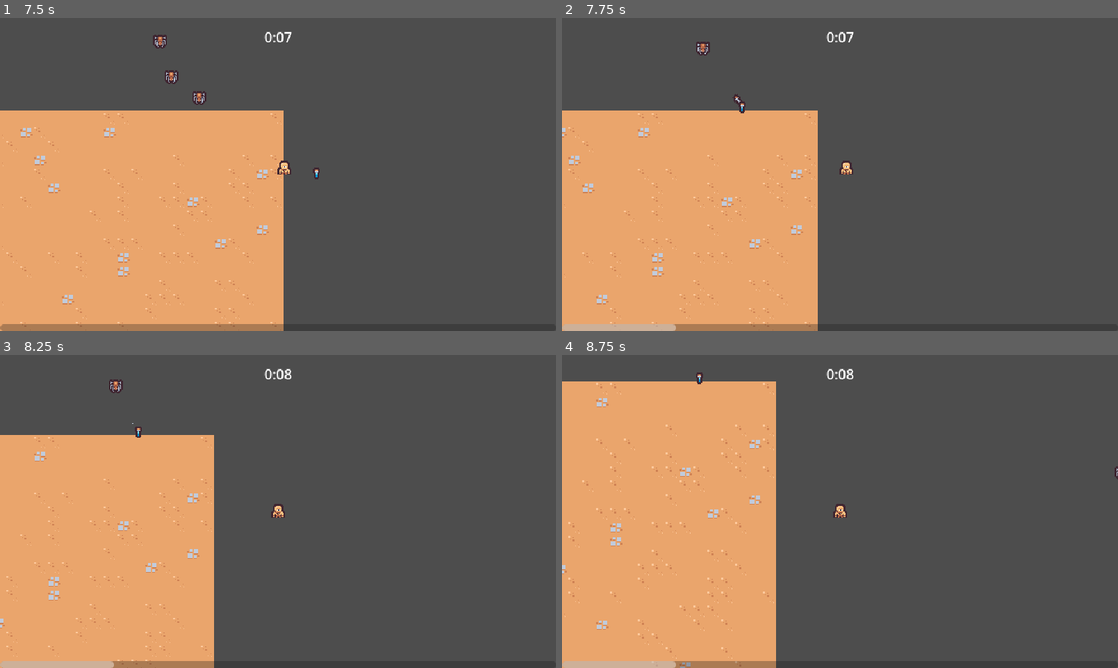
Above: before the commit, frames 1-4 (two rows, left to right).
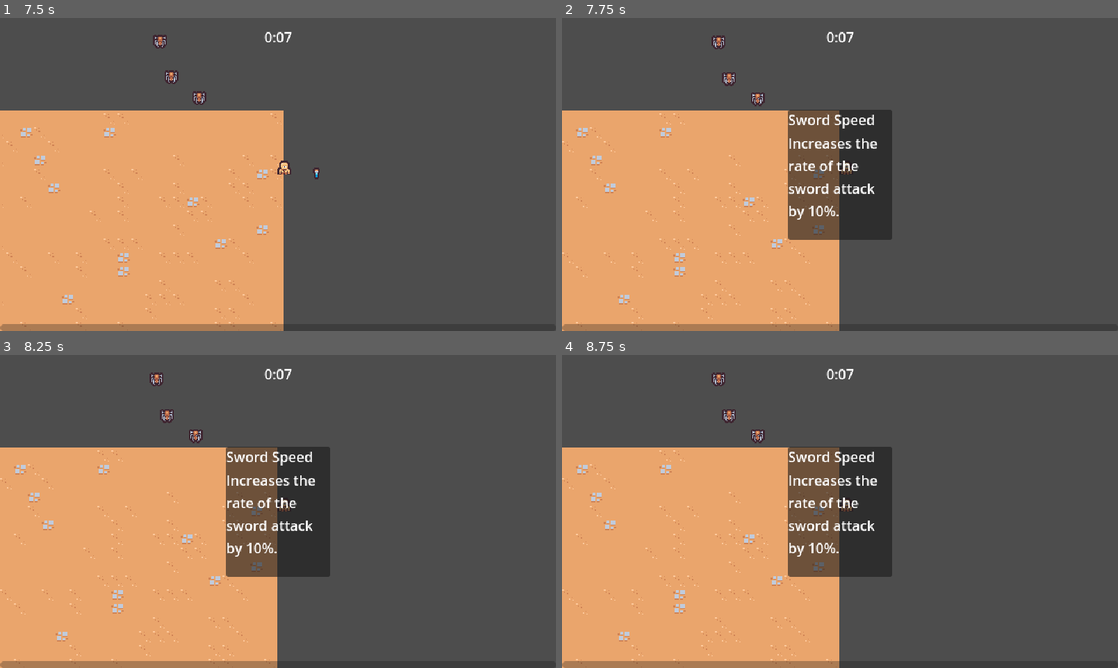
Above: after the commit, the same moments.

Repository: tiannahenrylewis/GodotCrashCourse
Game: Godot game, scene res://Scenes/Main/main.tscn
The game is run twice, just before and just after one commit, with the same random seed, the same clock (stepped at 60 frames per second) and the same inputs.
Inputs (mouse positions are in pixels of both pictures, inside the frame that each line leads up to):
- Up to frame 1 (7.5 s): move the mouse to (250, 237) at 0.52 s; press the mouse at (250, 237) at 0.53 s; hold W (move_up) 0.53-2.03 s; move the mouse to (444, 221) at 1.27 s; release the mouse at (444, 221) at 1.28 s; click (444, 221) at 1.35 s; move the mouse to (111, 127) at 2.02 s; press the mouse at (111, 127) at 2.03 s; hold Left (move_left) 2.03-3.53 s; move the mouse to (305, 174) at 2.77 s; release the mouse at (305, 174) at 2.78 s; click (305, 174) at 2.85 s; move the mouse to (194, 96) at 3.52 s; press the mouse at (194, 96) at 3.53 s; hold S (move_down) 3.53-4.28 s; move the mouse to (400, 158) at 4.27 s; release the mouse at (400, 158) at 4.28 s; hold D (move_right) 4.28-5.03 s; click (400, 158) at 4.35 s; move the mouse to (166, 190) at 5.02 s; press the mouse at (166, 190) at 5.03 s; hold W (move_up) 5.03-5.78 s; move the mouse to (333, 105) at 5.77 s; release the mouse at (333, 105) at 5.78 s; hold D (move_right) from 5.78 s (still down); click (333, 105) at 5.85 s; move the mouse to (250, 237) at 6.52 s; press the mouse at (250, 237) at 6.53 s; move the mouse to (444, 221) at 7.27 s; release the mouse at (444, 221) at 7.28 s; click (444, 221) at 7.35 s
- Up to frame 2 (7.75 s): keep holding D (move_right)
- Up to frame 3 (8.25 s): move the mouse to (111, 464) at 8.02 s; release D (move_right) at 8.03 s; press the mouse at (111, 464) at 8.03 s; hold S (move_down) from 8.03 s (still down)
- Up to frame 4 (8.75 s): keep holding S (move_down)

Frame 1 is identical in both runs. In frame 2, 11% of the frame differs, in the area x 0-60%, y 5-100%; in frame 3, 15%; in frame 4, 22%, in the area x 0-100%, y 4-100%.

Commit message:
S2: Player Upgrade System

Diff:
--- /dev/null
+++ b/Resources/Upgrades/SwordRate.tres
@@ -0,0 +1,9 @@
+[gd_resource type="Resource" load_steps=2 format=3 uid="uid://dex4euqfbsog8"]
+
+[ext_resource type="Script" path="res://Resources/Upgrades/ability_upgrade.gd" id="1_xf2mj"]
+
+[resource]
+script = ExtResource("1_xf2mj")
+id = "sword_rate"
+name = "Sword Speed"
+description = "Increases the rate of the sword attack by 10%."
--- /dev/null
+++ b/Resources/Upgrades/ability_upgrade.gd
@@ -0,0 +1,6 @@
+extends Resource
+class_name AbilityUpgrade
+
+@export var id: String
+@export var name: String
+@export_multiline var description: String
--- a/Scenes/Ability/Controllers/SwordAbility/sword_ability_controller.gd
+++ b/Scenes/Ability/Controllers/SwordAbility/sword_ability_controller.gd
@@ -5,10 +5,13 @@
 @export var sword_ability: PackedScene
 
 var damage = 5
+var base_wait_time
 
 # Called when the node enters the scene tree for the first time.
 func _ready():
+	base_wait_time = $Timer.wait_time
 	$Timer.timeout.connect(on_timer_timeout)
+	GameEvents.ability_upgrade_added.connect(on_ability_upgrade_added)
 
 
 func on_timer_timeout():
@@ -40,3 +43,12 @@
 
 	var enemy_direction = enemies[0].global_position - sword_instance.global_position
 	sword_instance.rotation = enemy_direction.angle()
+
+
+func on_ability_upgrade_added(upgrade: AbilityUpgrade, current_upgrades: Dictionary):
+	if upgrade.id != "sword_rate":
+		return
+
+	var percent_reduction = current_upgrades["sword_rate"]["quantity"] * 0.1
+	$Timer.wait_time = base_wait_time * (1 - percent_reduction)
+	$Timer.start()
--- a/Scenes/Main/main.tscn
+++ b/Scenes/Main/main.tscn
@@ -8,17 +8,21 @@
 [ext_resource type="PackedScene" uid="uid://cq5rkr3w40a40" path="res://Scenes/UI/experience_bar.tscn" id="2_jdi5u"]
 [ext_resource type="PackedScene" uid="uid://dxys1bv6sp4dg" path="res://Scenes/Manager/enemy_manager.tscn" id="2_tekes"]
 [ext_resource type="PackedScene" uid="uid://bm3q6g2mnysbp" path="res://Scenes/Manager/experience_manager.tscn" id="3_cstvr"]
+[ext_resource type="PackedScene" uid="uid://ddaqwud38aob6" path="res://Scenes/Manager/upgrade_manager.tscn" id="4_ifkrd"]
 
 [node name="Main" type="Node2D"]
 
 [node name="ArenaTimeManager" parent="." instance=ExtResource("1_rkfyl")]
 
-[node name="ExperienceBar" parent="." node_paths=PackedStringArray("experience_manager") instance=ExtResource("2_jdi5u")]
-experience_manager = NodePath("../ExperienceManager")
-
 [node name="EnemyManager" parent="." instance=ExtResource("2_tekes")]
 
 [node name="ExperienceManager" parent="." instance=ExtResource("3_cstvr")]
+
+[node name="UpgradeManager" parent="." node_paths=PackedStringArray("experience_manager") instance=ExtResource("4_ifkrd")]
+experience_manager = NodePath("../ExperienceManager")
+
+[node name="ExperienceBar" parent="." node_paths=PackedStringArray("experience_manager") instance=ExtResource("2_jdi5u")]
+experience_manager = NodePath("../ExperienceManager")
 
 [node name="ArenaTimeUI" parent="." node_paths=PackedStringArray("area_time_manager") instance=ExtResource("2_0m5sf")]
 area_time_manager = NodePath("../ArenaTimeManager")
--- a/Scenes/Manager/experience_manager.gd
+++ b/Scenes/Manager/experience_manager.gd
@@ -3,10 +3,11 @@
 const TARGET_EXPERIENCE_GROWTH = 5
 
 signal experience_updated(current_experience: float, target_experience: float)
+signal level_up(new_level: int)
 
 var current_experience = 0
 var current_level = 1
-var target_experience = 5
+var target_experience = 1
 
 
 func _ready():
@@ -21,6 +22,7 @@
 		target_experience += TARGET_EXPERIENCE_GROWTH
 		current_experience = 0
 		experience_updated.emit(current_experience, target_experience)
+		level_up.emit(current_level)
 
 
 func on_experience_vial_collected(number: float):
--- /dev/null
+++ b/Scenes/Manager/upgrade_manager.gd
@@ -0,0 +1,43 @@
+extends Node
+
+@export var upgrade_pool: Array[AbilityUpgrade]
+@export var experience_manager: Node
+@export var upgrade_screen_scene: PackedScene
+
+var current_upgrades = {}
+
+var resource_string: String = "resource"
+var quantity_string: String = "quantity"
+
+
+func _ready():
+	experience_manager.level_up.connect(on_level_up)
+
+
+func on_level_up(current_level: int):
+	var chosen_upgrade = upgrade_pool.pick_random() as AbilityUpgrade
+	if chosen_upgrade == null:
+		return
+
+	var upgrade_screen_instance = upgrade_screen_scene.instantiate()
+	add_child(upgrade_screen_instance)
+	upgrade_screen_instance.set_ability_upgrades([chosen_upgrade] as Array[AbilityUpgrade])
+	upgrade_screen_instance.upgrade_selected.connect(on_upgrade_selected)
+
+
+func apply_upgrade(upgrade: AbilityUpgrade):
+	#Does the current upgrade have a key that matches chosen upgrade
+	var has_upgrade = current_upgrades.has(upgrade.id)
+	if !has_upgrade:
+		current_upgrades[upgrade.id] = {
+			resource_string: upgrade,
+			quantity_string: 1
+		}
+	else:
+		current_upgrades[upgrade.id][quantity_string] += 1
+
+	GameEvents.emit_ability_upgrade_added(upgrade, current_upgrades)
+
+
+func on_upgrade_selected(upgrade: AbilityUpgrade):
+	apply_upgrade(upgrade)
--- /dev/null
+++ b/Scenes/Manager/upgrade_manager.tscn
@@ -0,0 +1,10 @@
+[gd_scene load_steps=4 format=3 uid="uid://ddaqwud38aob6"]
+
+[ext_resource type="Script" path="res://Scenes/Manager/upgrade_manager.gd" id="1_icu2k"]
+[ext_resource type="Resource" uid="uid://dex4euqfbsog8" path="res://Resources/Upgrades/SwordRate.tres" id="2_18sf1"]
+[ext_resource type="PackedScene" uid="uid://cndf51fe0rr5m" path="res://Scenes/UI/upgrade_screen.tscn" id="3_yy4n0"]
+
+[node name="UpgradeManager" type="Node"]
+script = ExtResource("1_icu2k")
+upgrade_pool = Array[Resource("res://Resources/Upgrades/ability_upgrade.gd")]([ExtResource("2_18sf1")])
+upgrade_screen_scene = ExtResource("3_yy4n0")
--- /dev/null
+++ b/Scenes/UI/ability_upgrade_card.gd
@@ -0,0 +1,20 @@
+extends PanelContainer
+
+signal selected
+
+@onready var name_label: Label = $%NameLabel
+@onready var description_label: Label = $%DescriptionLabel
+
+
+func _ready():
+	gui_input.connect(on_gui_input)
+
+
+func set_ability_upgrade(upgrade: AbilityUpgrade):
+	name_label.text = upgrade.name
+	description_label.text = upgrade.description
+
+
+func on_gui_input(event: InputEvent):
+	if event.is_action_pressed("left_click"):
+		selected.emit()
--- /dev/null
+++ b/Scenes/UI/ability_upgrade_card.tscn
@@ -0,0 +1,21 @@
+[gd_scene load_steps=2 format=3 uid="uid://cxf5nq522aatt"]
+
+[ext_resource type="Script" path="res://Scenes/UI/ability_upgrade_card.gd" id="1_05iu5"]
+
+[node name="AbilityUpgradeCard" type="PanelContainer"]
+custom_minimum_size = Vector2(120, 150)
+script = ExtResource("1_05iu5")
+
+[node name="VBoxContainer" type="VBoxContainer" parent="."]
+layout_mode = 2
+
+[node name="NameLabel" type="Label" parent="VBoxContainer"]
+unique_name_in_owner = true
+layout_mode = 2
+text = "Test Name"
+
+[node name="DescriptionLabel" type="Label" parent="VBoxContainer"]
+unique_name_in_owner = true
+layout_mode = 2
+text = "Test Description for testing"
+autowrap_mode = 2
--- /dev/null
+++ b/Scenes/UI/upgrade_screen.gd
@@ -0,0 +1,24 @@
+extends CanvasLayer
+
+signal upgrade_selected(upgrade: AbilityUpgrade)
+
+@export var upgrade_card_scene: PackedScene
+
+@onready var card_container: HBoxContainer = $%CardContainer
+
+func _ready():
+	get_tree().paused = true
+
+
+func set_ability_upgrades(upgrades: Array[AbilityUpgrade]):
+	for upgrade in upgrades:
+		var card_instance = upgrade_card_scene.instantiate()
+		card_container.add_child(card_instance)
+		card_instance.set_ability_upgrade(upgrade)
+		card_instance.selected.connect(on_upgrade_selected.bind(upgrade))
+
+
+func on_upgrade_selected(upgrade: AbilityUpgrade):
+	upgrade_selected.emit(upgrade)
+	get_tree().paused = false
+	queue_free()
--- /dev/null
+++ b/Scenes/UI/upgrade_screen.tscn
@@ -0,0 +1,22 @@
+[gd_scene load_steps=3 format=3 uid="uid://cndf51fe0rr5m"]
+
+[ext_resource type="PackedScene" uid="uid://cxf5nq522aatt" path="res://Scenes/UI/ability_upgrade_card.tscn" id="1_5bfor"]
+[ext_resource type="Script" path="res://Scenes/UI/upgrade_screen.gd" id="1_7f6fn"]
+
+[node name="UpgradeScreen" type="CanvasLayer"]
+process_mode = 3
+script = ExtResource("1_7f6fn")
+upgrade_card_scene = ExtResource("1_5bfor")
+
+[node name="MarginContainer" type="MarginContainer" parent="."]
+anchors_preset = 15
+anchor_right = 1.0
+anchor_bottom = 1.0
+grow_horizontal = 2
+grow_vertical = 2
+
+[node name="CardContainer" type="HBoxContainer" parent="MarginContainer"]
+unique_name_in_owner = true
+layout_mode = 2
+size_flags_horizontal = 4
+size_flags_vertical = 4
--- a/Scenes/auto_load/game_events.gd
+++ b/Scenes/auto_load/game_events.gd
@@ -1,7 +1,12 @@
 extends Node
 
 signal experience_vial_collected(number: float)
+signal ability_upgrade_added(upgrade: AbilityUpgrade, current_upgrades: Dictionary)
 
 
 func emit_experience_vial_collected(number: float):
 	experience_vial_collected.emit(number)
+
+
+func emit_ability_upgrade_added(upgrade: AbilityUpgrade, current_upgrades: Dictionary):
+	ability_upgrade_added.emit(upgrade, current_upgrades)
--- a/project.godot
+++ b/project.godot
@@ -57,6 +57,11 @@
 , Object(InputEventKey,"resource_local_to_scene":false,"resource_name":"","device":-1,"window_id":0,"alt_pressed":false,"shift_pressed":false,"ctrl_pressed":false,"meta_pressed":false,"pressed":false,"keycode":0,"physical_keycode":4194322,"key_label":0,"unicode":0,"echo":false,"script":null)
 ]
 }
+left_click={
+"deadzone": 0.5,
+"events": [Object(InputEventMouseButton,"resource_local_to_scene":false,"resource_name":"","device":-1,"window_id":0,"alt_pressed":false,"shift_pressed":false,"ctrl_pressed":false,"meta_pressed":false,"button_mask":0,"position":Vector2(0, 0),"global_position":Vector2(0, 0),"factor":1.0,"button_index":1,"pressed":false,"double_click":false,"script":null)
+]
+}
 
 [layer_names]
 
Not shown: 1 places in Scenes/Main/main.tscn that only renumber resources
